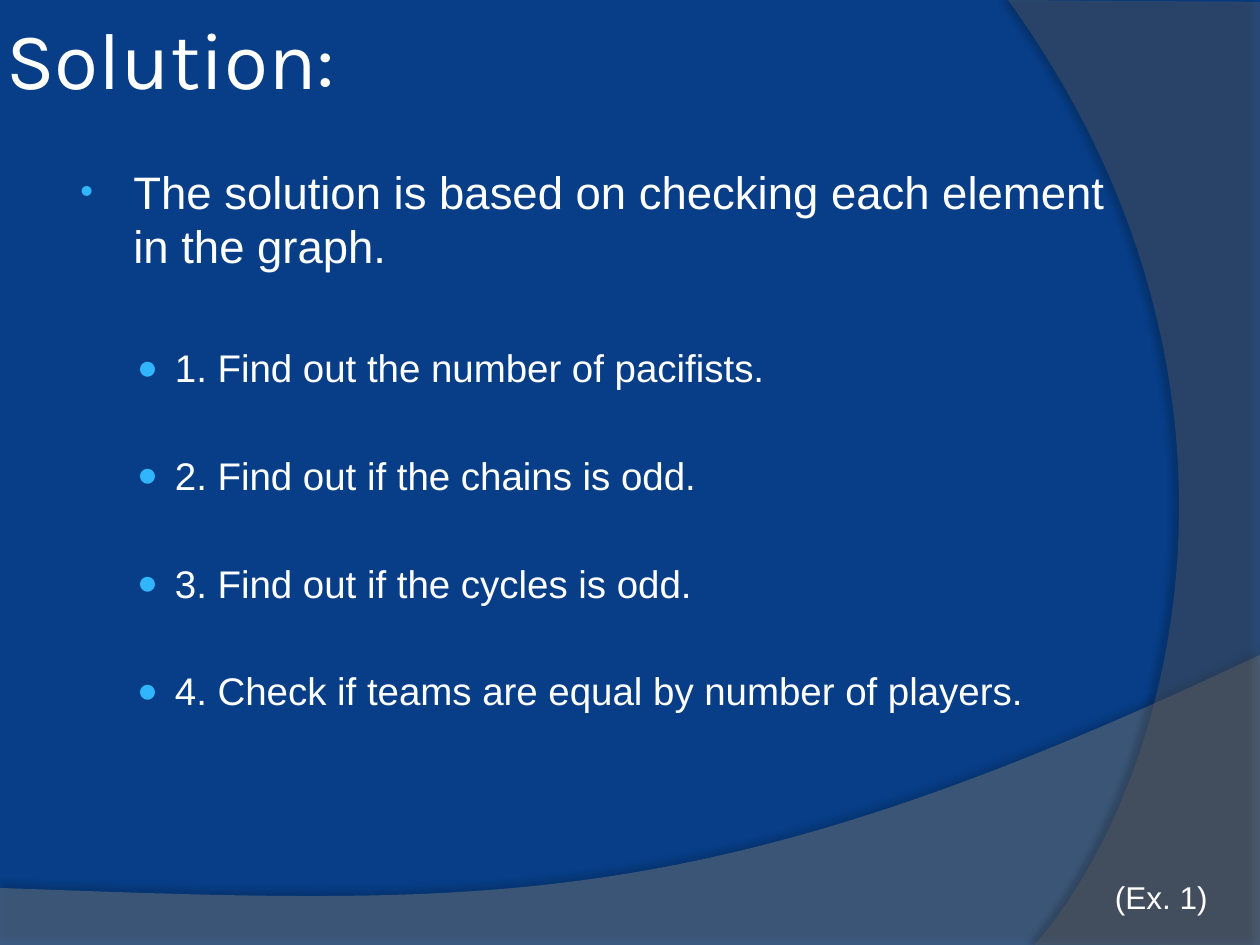
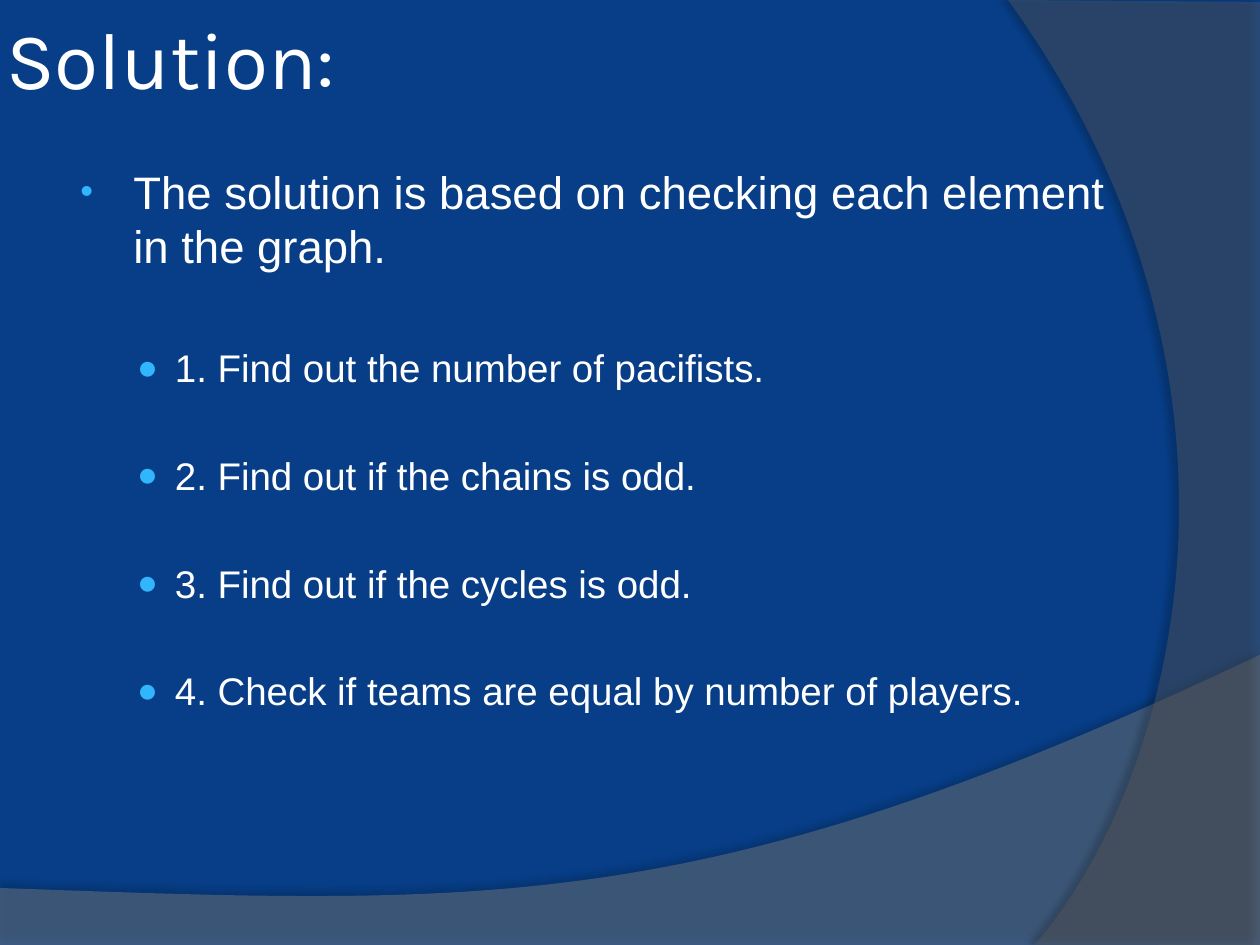
Before and after one commit to GanescuRobert/Codeforces, a slide deck: slide 15 of 1700/B. Forming Teams/B. Forming Teams.pptx. Drawn at 1260x945 pixels with LibreOffice and Linux fonts; fonts in the diff are those of the drawing. Boxes give left, top, right and bottom in pixels: in the first picture for what was removed or moved away, otherwise in the second. Text is boxed around its words. In the diff, an @@ line names an element or a change of style, - is before the commit and + after.

```diff
--- a/1700/B. Forming Teams/B. Forming Teams.pptx
+++ b/1700/B. Forming Teams/B. Forming Teams.pptx
@@ text removed at [1115,886,1208,915] @@
-(Ex. 1)
```
Also in this commit, not shown: 5 other slides changed.
